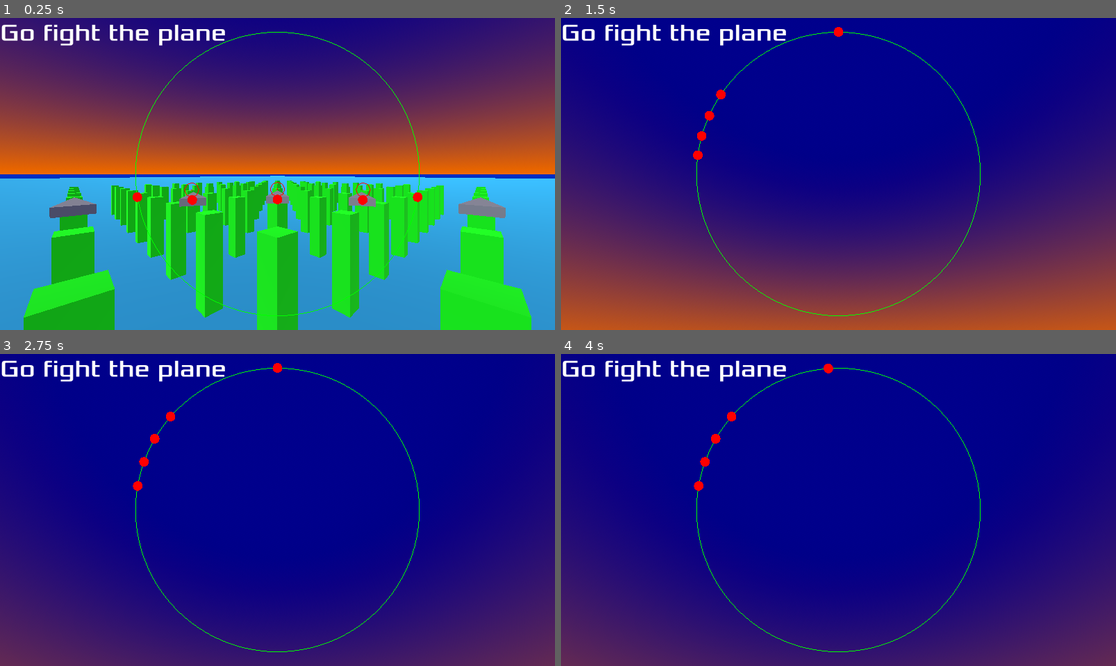
Above: before the commit, frames 1-4 (two rows, left to right).
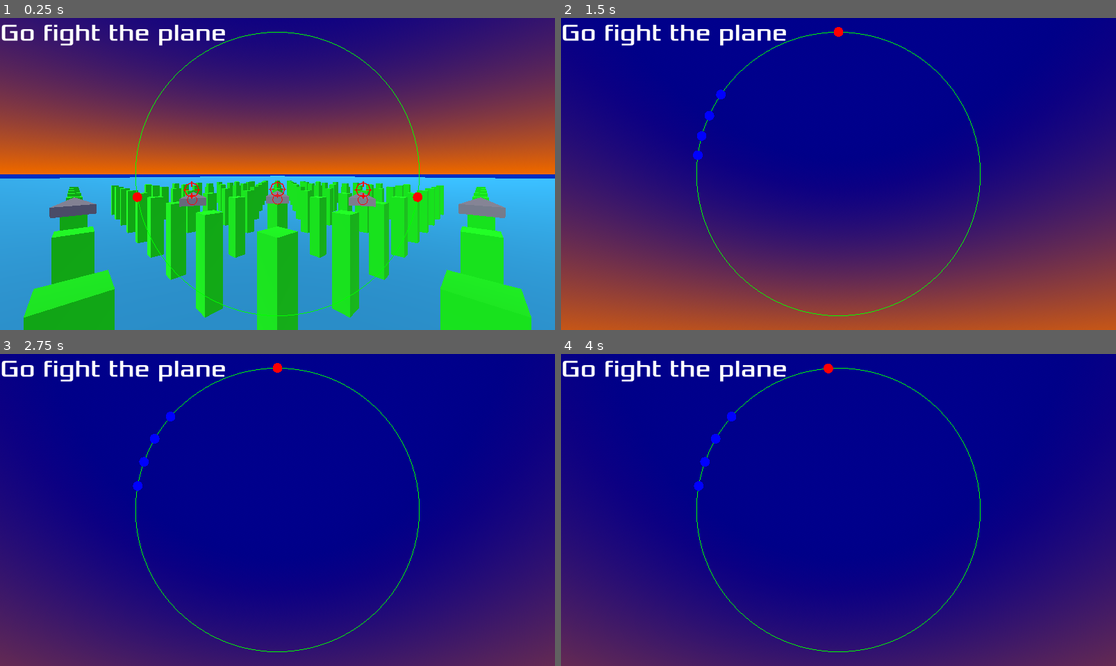
Above: after the commit, the same moments.

Repository: lookbehindyounow/shape_squadron
Game: Godot game, scene res://main.tscn
Same seed, same stepped clock (60 frames per second), same inputs: the game is played once before the commit and once after it.
Inputs:
- Up to frame 1 (0.25 s): no input
- Up to frame 2 (1.5 s): hold D (roll_right) 0.53-1.28 s; hold , (shoot) 0.53-1.28 s; hold W (pitch_down) from 1.28 s (still down); tap C (toggle_camera) at 1.35 s
- Up to frame 3 (2.75 s): release W (pitch_down) at 2.03 s; hold D (roll_right) from 2.03 s (still down); tap V (toggle_chillin) at 2.1 s
- Up to frame 4 (4 s): tap Enter at 2.75 s; release D (roll_right) at 2.78 s; hold Space (accelerate) 2.78-3.53 s; tap B (toggle_suggestions) at 2.85 s; hold A (roll_left) from 3.53 s (still down); hold , (shoot) from 3.53 s (still down)

The runs differ from the first frame. In frame 1, 0.2% of the frame differs, in the area x 33-67%, y 52-60%; in frame 2, 0.2%; in frame 3, 0.2%, in the area x 23-32%, y 18-44%; in frame 4, 0.2%.

Commit message:
HUD recognises allies, tracking should also be more efficient for allies as there's no need to calculate the bullet intercept marker thing

Diff:
--- a/Enemy.gd
+++ b/Enemy.gd
@@ -18,11 +18,11 @@
 func _physics_process(delta):
 	var player=get_node("/root/Main/Player")
 	var allies=[]+get_node("/root/Main").enemies
-	HUD_points=[Jet.track(transform,player.position,player.velocity)]
+	HUD_points=[Jet.track(transform,player.position,player.velocity)+[true]]
 	allies.erase(self)
 	if get_node("/root/Main").current_camera<=allies.size():
 		for ally in allies:
-			HUD_points.append(Jet.track(transform,ally.position,ally.velocity))
+			HUD_points.append(Jet.track(transform,ally.position,ally.velocity)+[false])
 
 	if chillin:
 		velocity=Vector3.ZERO
--- a/EnemyAheadIcon.gd
+++ /dev/null
@@ -1,5 +0,0 @@
-extends Control
-
-func _draw():
-	draw_arc(Vector2.ZERO,15,0,TAU,9,Color("#f00"))
-	draw_multiline([Vector2.UP,Vector2.DOWN,Vector2.LEFT,Vector2.RIGHT],Color("#f00"))
--- a/EnemyIcon.gd
+++ /dev/null
@@ -1,4 +0,0 @@
-extends Control
-
-func _draw():
-	draw_circle(Vector2.ZERO,10,"#f00")
--- /dev/null
+++ b/Icon.gd
@@ -0,0 +1,20 @@
+extends Control
+var type="full"
+var colour=Color("#f00")
+
+func _draw():
+	if type=="full":
+		draw_circle(Vector2.ZERO,10,colour)
+	elif type=="hollow":
+		draw_arc(Vector2.ZERO,10,0,TAU,13,colour)
+	elif type=="ahead":
+		draw_arc(Vector2.ZERO,15,0,TAU,9,colour,2)
+		draw_multiline([6*Vector2.UP,18*Vector2.UP,6*Vector2.DOWN,18*Vector2.DOWN,6*Vector2.LEFT,18*Vector2.LEFT,6*Vector2.RIGHT,18*Vector2.RIGHT],colour,2)
+
+func set_type(_type):
+	type=_type
+	queue_redraw()
+
+func set_colour(_colour):
+	colour=Color(_colour)
+	queue_redraw()
--- a/JetMethods.gd
+++ b/JetMethods.gd
@@ -7,16 +7,19 @@
 
 	return [clock_face,forward_angle]
 
-static func track(transform,target_pos,target_velocity):
-	# bullet speed is 50
-	var targToPlayer_dot_targV=(transform.origin-target_pos).normalized().dot(target_velocity.normalized())
-	var sin_target_travel_angle=target_velocity.length()*sqrt(1-(targToPlayer_dot_targV**2))/50
-	var bullet_intercept_angle=PI-asin(sin_target_travel_angle)-acos(targToPlayer_dot_targV)
-	var target_travel=sin_target_travel_angle*(transform.origin-target_pos).length()/sin(bullet_intercept_angle)
-	var bullet_intercept_pos=target_pos+target_travel*target_velocity.normalized()
+static func track(transform,target_pos,target_velocity,enemy=true):
+	var HUD_angles=get_HUD_angles(transform,target_pos)
+	var ahead_HUD_angles=null
 
-	var HUD_angles=get_HUD_angles(transform,target_pos)
-	var ahead_HUD_angles=get_HUD_angles(transform,bullet_intercept_pos)
+	if enemy:
+		# bullet speed is 50
+		var targToPlayer_dot_targV=(transform.origin-target_pos).normalized().dot(target_velocity.normalized())
+		var sin_target_travel_angle=target_velocity.length()*sqrt(1-(targToPlayer_dot_targV**2))/50
+		var bullet_intercept_angle=PI-asin(sin_target_travel_angle)-acos(targToPlayer_dot_targV)
+		var target_travel=sin_target_travel_angle*(transform.origin-target_pos).length()/sin(bullet_intercept_angle)
+		var bullet_intercept_pos=target_pos+target_travel*target_velocity.normalized()
+
+		ahead_HUD_angles=get_HUD_angles(transform,bullet_intercept_pos)
 
 	return [HUD_angles,ahead_HUD_angles]
 
--- a/Player.gd
+++ b/Player.gd
@@ -6,7 +6,7 @@
 var hits_taken=0
 var crashes=0
 var cooldown=0
-var HUD_points=[[[0,0],[0,0]]]
+var HUD_points=[[[0,0],[0,0],false]]
 
 var suggestions_on=false
 func _unhandled_input(event):
@@ -17,7 +17,7 @@
 	var enemies=get_node("/root/Main").enemies
 	HUD_points=[]
 	for enemy in enemies:
-		HUD_points.append(Jet.track(transform,enemy.position,enemy.velocity))
+		HUD_points.append(Jet.track(transform,enemy.position,enemy.velocity)+[true])
 
 	if suggestions_on:
 		var suggestions=Jet.autopilot(HUD_points[0])
--- a/UI.gd
+++ b/UI.gd
@@ -1,9 +1,7 @@
 extends Control
 var screen_dimensions
-var enemy_icon_scene=preload("res://enemy_icon.tscn")
-var enemy_ahead_icon_scene=preload("res://enemy_ahead_icon.tscn")
-var enemies=[]
-var enemy_icons=[]
+var icon_scene=preload("res://icon.tscn")
+var icons=[]
 
 func _draw():
 	draw_arc(screen_dimensions/2,screen_dimensions.y/2.2,0,TAU,100,Color("#0f0"))
@@ -11,27 +9,43 @@
 func _ready():
 	screen_dimensions=get_node("/root").size
 
-func _on_main_enemies_changed():
-	enemies=get_node("/root/Main").enemies
-	enemy_icons=[]
-	for i in range(enemies.size()):
-		enemy_icons.append([enemy_icon_scene.instantiate(),enemy_ahead_icon_scene.instantiate()])
-		add_child(enemy_icons[i][0])
-		add_child(enemy_icons[i][1])
-
 func _process(delta):
 	var HUD_points=[]
+	var enemies=get_node("/root/Main").enemies
 	var camera=get_node("/root/Main").current_camera
 	if camera==-1:
 		HUD_points=get_node("/root/Main/Player").HUD_points
 	else:
 		HUD_points=enemies[camera].HUD_points
+
+	for entity in icons:
+		for icon in entity:
+			icon.queue_free()
+	icons=[]
 	for i in range(HUD_points.size()):
-		# angle between top of HUD circle & forward is 0.65
+		icons.append([icon_scene.instantiate()])
+		add_child(icons[i][0])
+		if HUD_points[i][2]:
+			icons[i].append(icon_scene.instantiate())
+			icons[i][1].set_type("ahead")
+			add_child(icons[i][1])
+
+	for i in range(HUD_points.size()):
+		var prev_point_radius=(icons[i][0].position-Vector2(screen_dimensions/2)).length()/(screen_dimensions.y/2.2)
+		# angle between top of HUD circle & forward is 0.65 rad
 		var point_radius=min(1,HUD_points[i][0][1]/0.65)
-		enemy_icons[i][0].position=Vector2(screen_dimensions/2)+((point_radius*screen_dimensions.y/2.2)*Vector2.UP.rotated(HUD_points[i][0][0]))
-		if HUD_points[i][1][1]<0.65:
-			enemy_icons[i][1].position=Vector2(screen_dimensions/2)+(((HUD_points[i][1][1]/0.65)*screen_dimensions.y/2.2)*Vector2.UP.rotated(HUD_points[i][1][0]))
-			enemy_icons[i][1].show()
-		else:
-			enemy_icons[i][1].hide()
+		if point_radius<1 && prev_point_radius>0.999:
+			icons[i][0].set_type("hollow")
+		elif point_radius==1 && prev_point_radius<0.999:
+			icons[i][0].set_type("full")
+		if not HUD_points[i][2]:
+			icons[i][0].set_colour("#00f")
+
+		icons[i][0].position=Vector2(screen_dimensions/2)+((point_radius*screen_dimensions.y/2.2)*Vector2.UP.rotated(HUD_points[i][0][0]))
+
+		if HUD_points[i][2]:
+			if HUD_points[i][1][1]<0.65:
+				icons[i][1].position=Vector2(screen_dimensions/2)+(((HUD_points[i][1][1]/0.65)*screen_dimensions.y/2.2)*Vector2.UP.rotated(HUD_points[i][1][0]))
+				icons[i][1].show()
+			else:
+				icons[i][1].hide()
--- a/enemy_ahead_icon.tscn
+++ /dev/null
@@ -1,12 +0,0 @@
-[gd_scene load_steps=2 format=3 uid="uid://ccrb83rff1v57"]
-
-[ext_resource type="Script" path="res://EnemyAheadIcon.gd" id="1_s8sfd"]
-
-[node name="EnemyAheadIcon" type="Control"]
-layout_mode = 3
-anchors_preset = 15
-anchor_right = 1.0
-anchor_bottom = 1.0
-grow_horizontal = 2
-grow_vertical = 2
-script = ExtResource("1_s8sfd")
--- a/enemy_icon.tscn
+++ b/icon.tscn
@@ -1,12 +1,12 @@
 [gd_scene load_steps=2 format=3 uid="uid://be8yo3xvxltux"]
 
-[ext_resource type="Script" path="res://EnemyIcon.gd" id="1_pgjsp"]
+[ext_resource type="Script" path="res://Icon.gd" id="1_wubli"]
 
-[node name="EnemyIcon" type="Control"]
+[node name="Icon" type="Control"]
 layout_mode = 3
 anchors_preset = 15
 anchor_right = 1.0
 anchor_bottom = 1.0
 grow_horizontal = 2
 grow_vertical = 2
-script = ExtResource("1_pgjsp")
+script = ExtResource("1_wubli")
--- a/main.gd
+++ b/main.gd
@@ -4,7 +4,6 @@
 var bullet_scene=preload("res://bullet.tscn")
 var enemies=[]
 var current_camera=-1
-signal enemies_changed
 
 func _ready():
 	var initial_enemy_count=5
@@ -14,7 +13,6 @@
 		enemies[i].transform.origin=Vector3(0,6,5)
 		enemies[i].transform=enemies[i].transform.rotated(Vector3.UP,(1.0*i)/(initial_enemy_count-1)*PI/2)
 		add_child(enemies[i])
-	enemies_changed.emit()
 
 func _unhandled_input(event):
 	if InputMap.event_is_action(event,"toggle_camera") && event.pressed:
--- a/main.tscn
+++ b/main.tscn
@@ -77,5 +77,3 @@
 
 [node name="DirectionalLight3D" type="DirectionalLight3D" parent="."]
 transform = Transform3D(0.939693, -0.241845, -0.241845, 0, -0.707107, 0.707107, -0.34202, -0.664463, -0.664463, 0, 50, 0)
-
-[connection signal="enemies_changed" from="." to="UI" method="_on_main_enemies_changed"]
